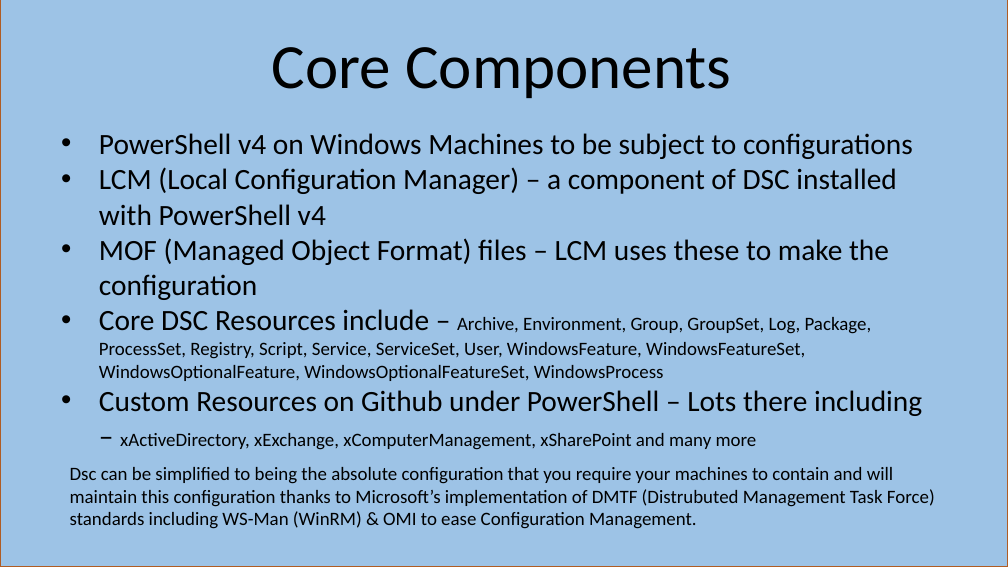
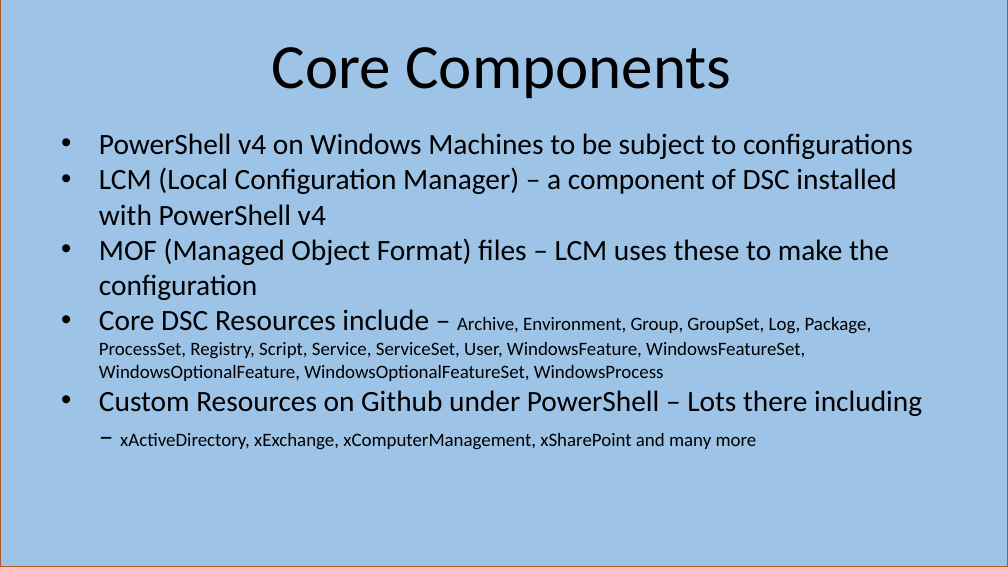
Before and after one commit to kilasuit/Presentations, a slide deck: slide 6 of Intro to DSC/Intro to DSC.pptx (slide 10 before the commit). Drawn at 1008x567 pixels with LibreOffice and Linux fonts; fonts in the diff are those of the drawing. Boxes give left, top, right and bottom in pixels: in the first picture for what was removed or moved away, otherwise in the second. Text is boxed around its words. In the diff, an @@ line names an element or a change of style, - is before the commit and + after.

```diff
--- a/Intro to DSC/Intro to DSC.pptx
+++ b/Intro to DSC/Intro to DSC.pptx
@@ text removed at (70, 467, 935, 529) @@
-Dsc can be simplified to being the absolute configuration that you require your machines to contain and will maintain this configuration thanks to Microsoft’s implementation of DMTF (Distrubuted Management Task Force) standards including WS-Man (WinRM) & OMI to ease Configuration Management.
```
Also in this commit, not shown: 3 other slides changed, 4 slides removed, 4 other files.
